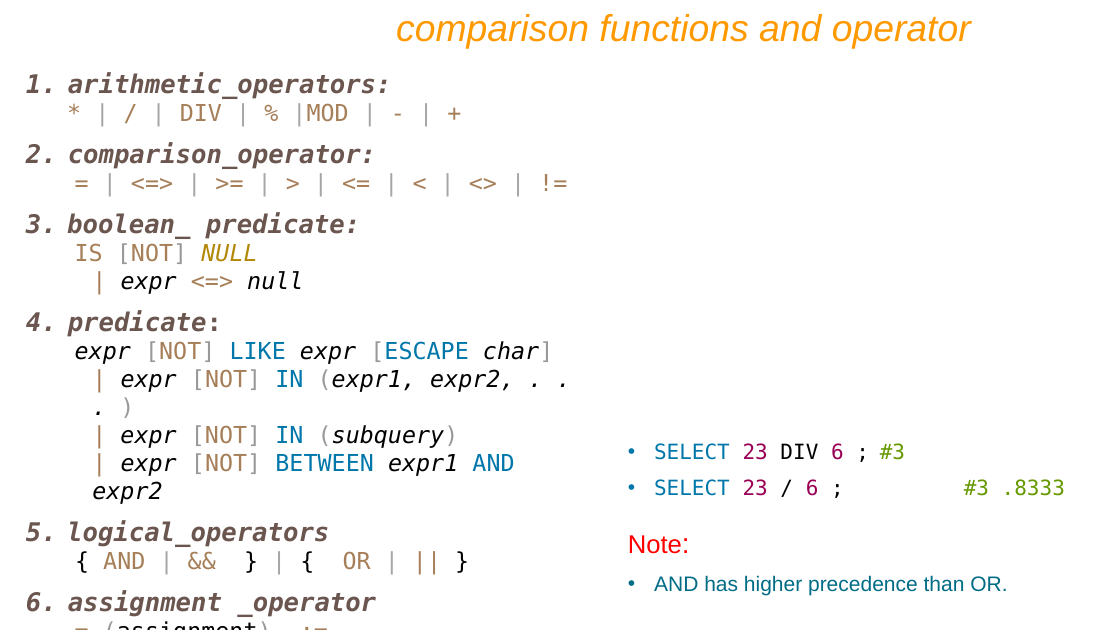
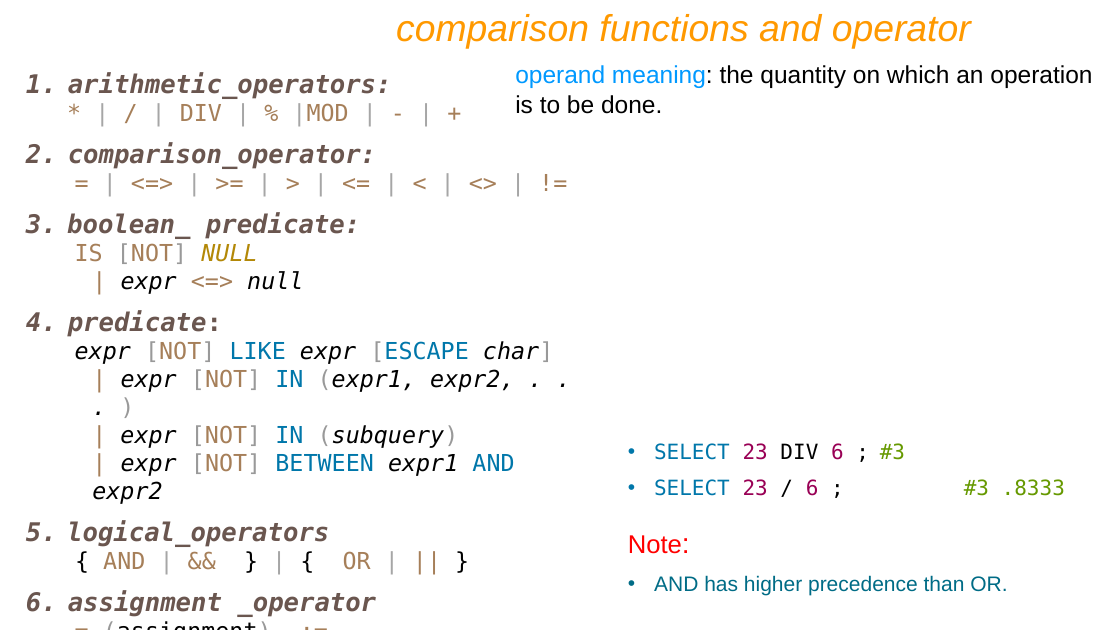
Before and after one commit to ABHAYB642/PG-DAC-All-Subjects, a slide deck: slide 98 of Database/IET MySQL PPT Ver9.pptx (slide 89 before the commit). Drawn at 1120x630 pixels with LibreOffice and Linux fonts; fonts in the diff are those of the drawing. Boxes give left, top, right and bottom in pixels: in the first picture for what was removed or moved away, otherwise in the second. Text is boxed around its words. In the diff, an @@ line names an element or a change of style, - is before the commit and + after.

Commit message:
update

```diff
--- a/Database/IET MySQL PPT Ver9.pptx
+++ b/Database/IET MySQL PPT Ver9.pptx
@@ text added at bbox=[515, 65, 1092, 114], 21 pt, text #000000 @@
+operand meaning: the quantity on which an operation is to be done.
```
Also in this commit, not shown: 3 other slides changed, 84 slides added.
